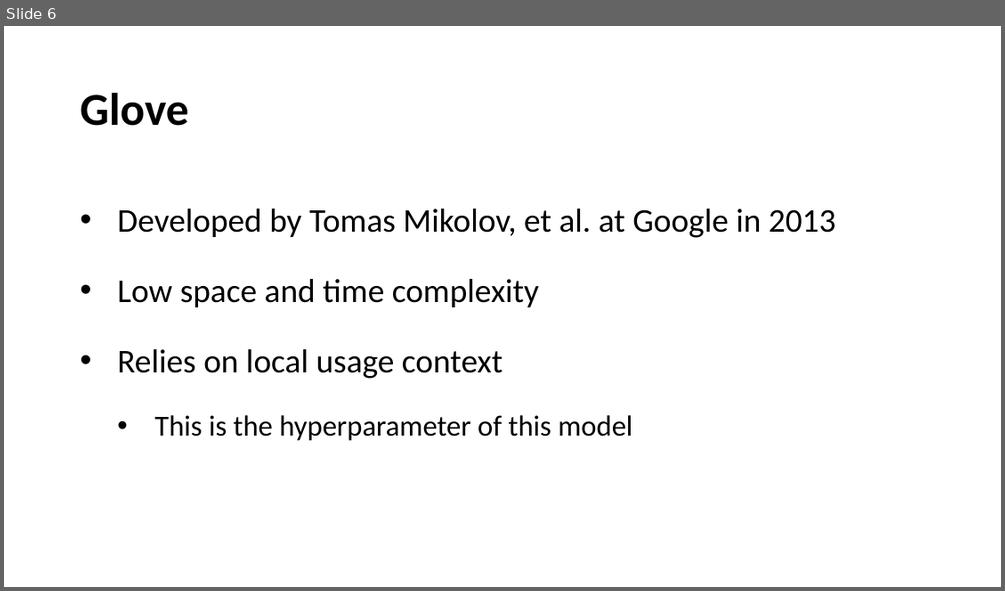
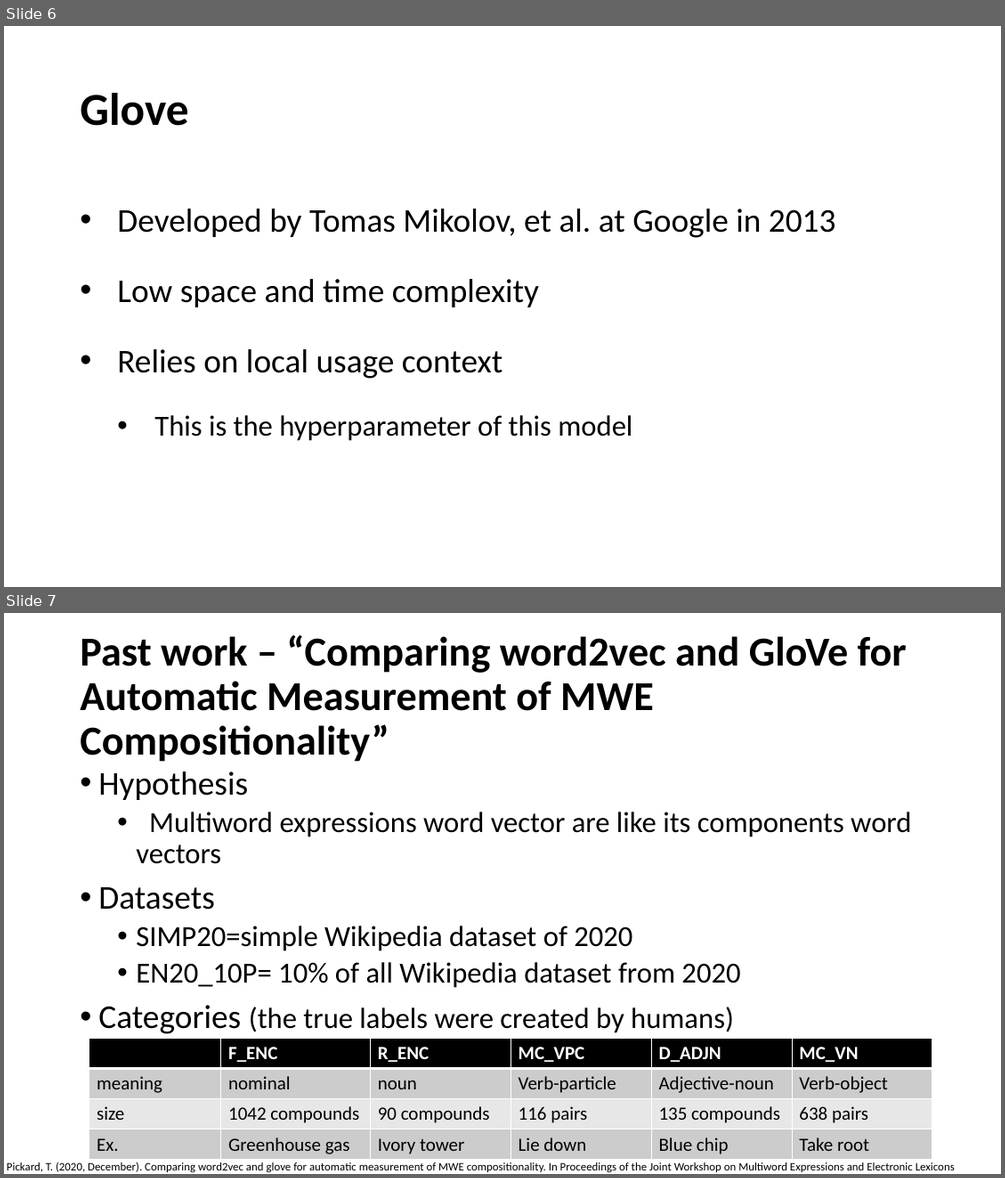
Before and after one commit to chensh3/word2vec_vs_glove, a slide deck: mid_term.pptx. Shown one above the other, each under a label of ours: slide 6 before the commit, slides 6 and 7 after it. The pictures are 1005x591 and 1005x1178 pixels, drawn with LibreOffice and Linux fonts; fonts in the diff are those of the drawing. Boxes give left, top, right and bottom in pixels: in the first picture for what was removed or moved away, otherwise in the second. Text is boxed around its words. In the diff, an @@ line names an element or a change of style, - is before the commit and + after.

Commit message:
improvment to pptx continue integration with training glove model

```diff
--- a/mid_term.pptx
+++ b/mid_term.pptx
@@ slide 7 added at (4, 613, 1001, 1174), background #FFFFFF @@
@@ title added at (80, 635, 906, 762), 39.6 pt, text #000000, bold @@
+Past work – “Comparing word2vec and GloVe for Automatic Measurement of MWE Compositionality”
@@ text added at (98, 771, 911, 1034), 28 pt, text #000000 @@
+• Hypothesis
+  • Multiword expressions word vector are like its components word vectors
+• Datasets
+  • SIMP20=simple Wikipedia dataset of 2020
+  • EN20_10P= 10% of all Wikipedia dataset from 2020
+• Categories (the true labels were created by humans)
@@ table added at (89, 1038, 933, 1159), 4 rows, 6 columns @@
+ | F_ENC | R_ENC | MC_VPC | D_ADJN | MC_VN
+meaning | nominal | noun | Verb-particle | Adjective-noun | Verb-object
+size | 1042 compounds | 90 compounds | 116 pairs | 135 compounds | 638 pairs
+Ex. | Greenhouse gas | Ivory tower | Lie down | Blue chip | Take root
@@ text added at (7, 1162, 955, 1173), 11 pt, text #000000 @@
+Pickard, T. (2020, December). Comparing word2vec and glove for automatic measurement of MWE compositionality. In Proceedings of the Joint Workshop on Multiword Expressions and Electronic Lexicons
```
Also in this commit, not shown: 2 slides changed, 2 other slides added, 1 slide removed, 4 other files.
